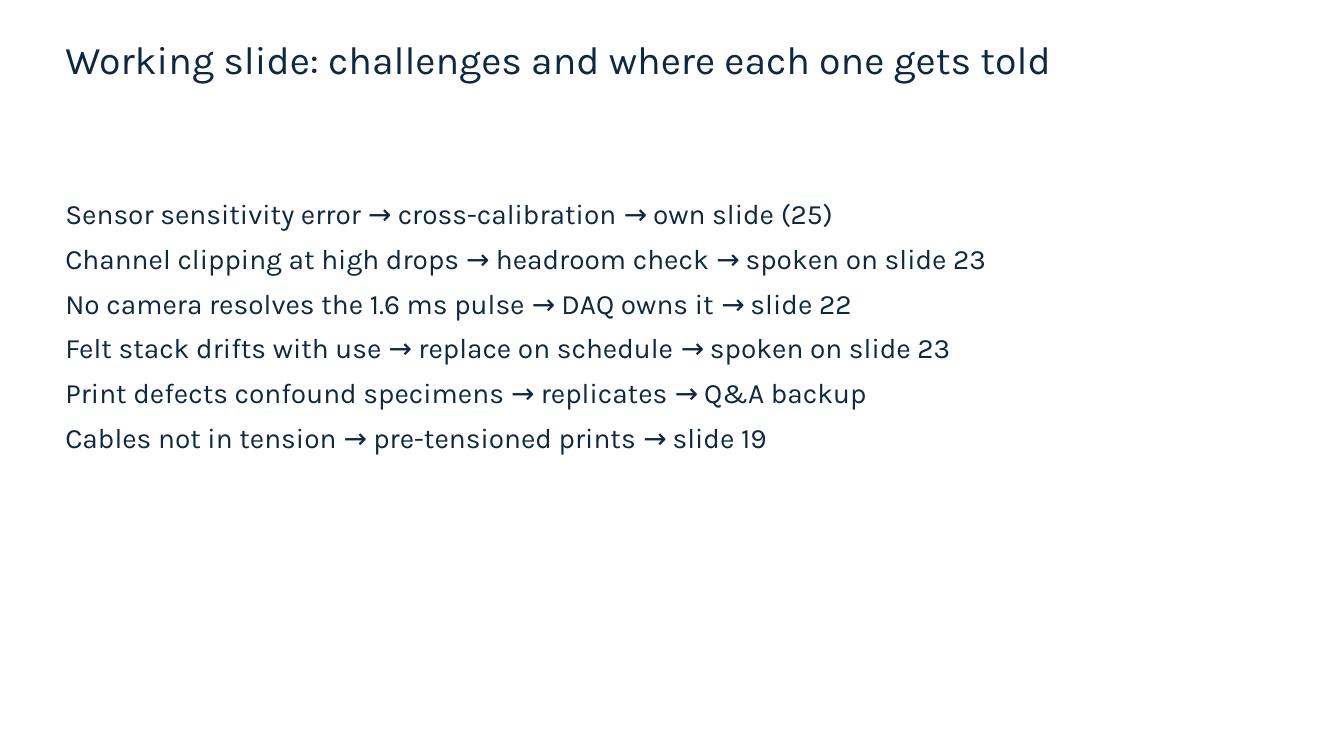
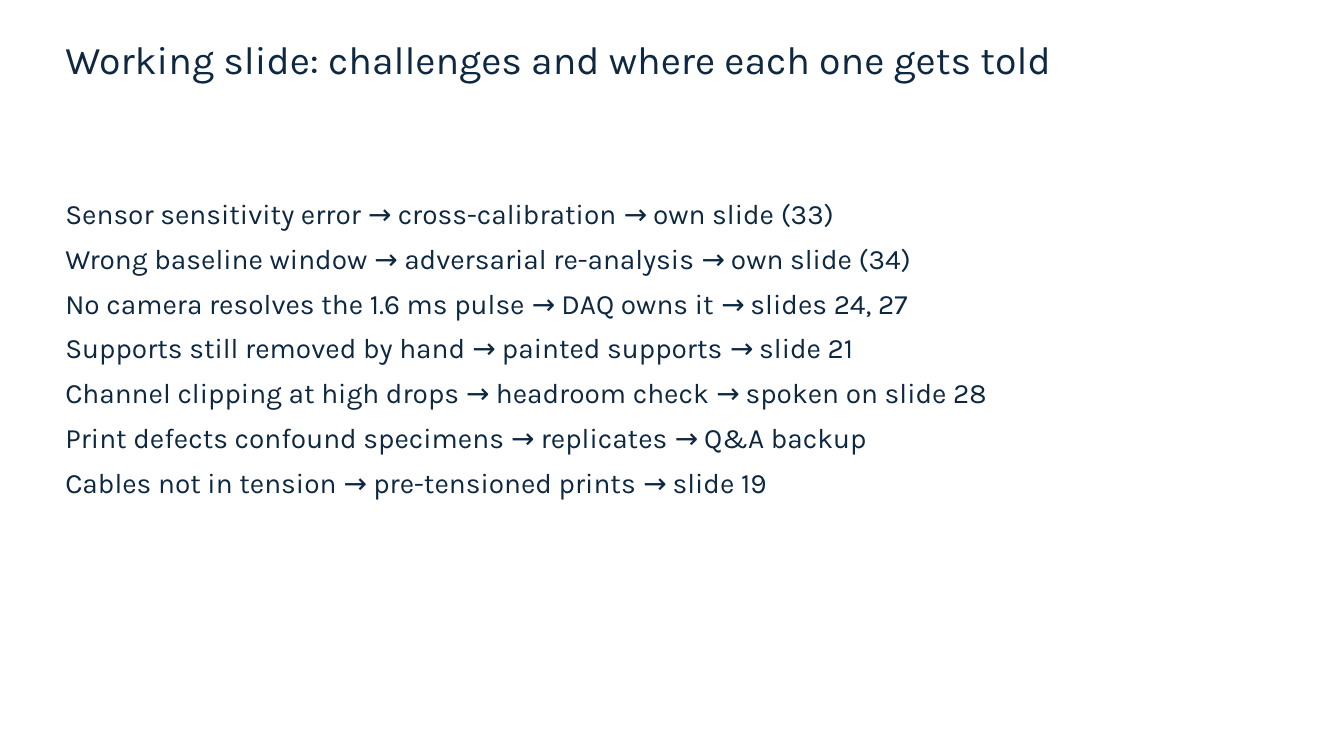
Before and after one commit to vertical-cloud-lab/tensegrity-optimization, a slide deck: slide 36 of presentation/Slide Decks/IDETC Supplement Slides (BO block + gap + video + accel).pptx (slide 26 before the commit). Drawn at 1344x756 pixels with LibreOffice and Linux fonts; fonts in the diff are those of the drawing. Boxes give left, top, right and bottom in pixels: in the first picture for what was removed or moved away, otherwise in the second. Text is boxed around its words. In the diff, an @@ line names an element or a change of style, - is before the commit and + after.

```diff
--- a/presentation/Slide Decks/IDETC Supplement Slides (BO block + gap + video + accel).pptx
+++ b/presentation/Slide Decks/IDETC Supplement Slides (BO block + gap + video + accel).pptx
@@ text at box(65, 204, 986, 410): text changed @@
-Sensor sensitivity error → cross-calibration → own slide (25)
-Channel clipping at high drops → headroom check → spoken on slide 23
-No camera resolves the 1.6 ms pulse → DAQ owns it → slide 22
-Felt stack drifts with use → replace on schedule → spoken on slide 23
+Sensor sensitivity error → cross-calibration → own slide (33)
+Wrong baseline window → adversarial re-analysis → own slide (34)
+No camera resolves the 1.6 ms pulse → DAQ owns it → slides 24, 27
+Supports still removed by hand → painted supports → slide 21
+Channel clipping at high drops → headroom check → spoken on slide 28
```
Also in this commit, not shown: 1 other slide changed, 10 slides added, 55 other files.
